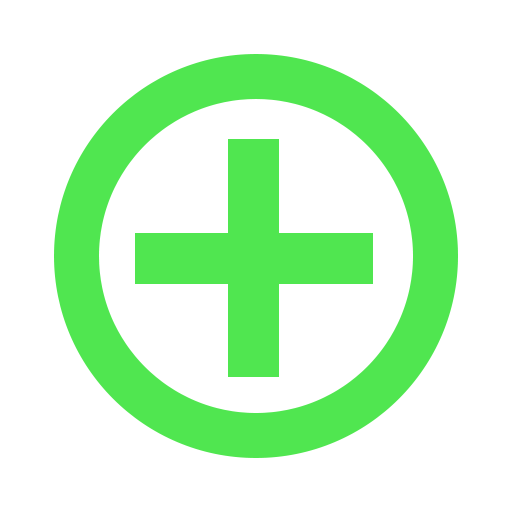
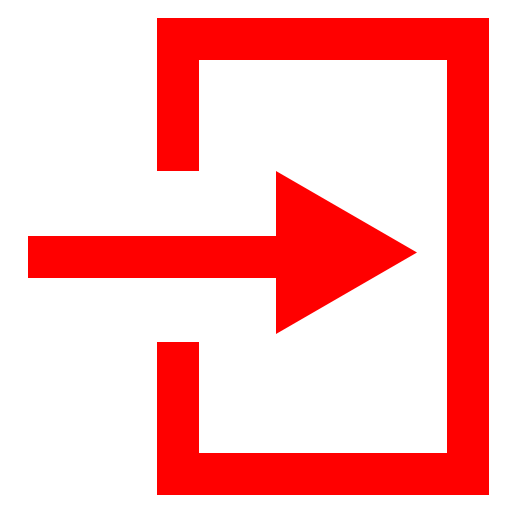
Two versions of the same layered image (512×512). Layer-by-layer changes:
added group "export shape" with 7 layers above "import shape" over (28, 18, 489, 495)
added layer "Rectangle 5 copy 3" (1st of 2, in "export shape") in group "export shape" over (157, 18, 489, 60)
added layer "Polygon 2" (1st of 2, in "export shape") in group "export shape" over (276, 171, 417, 334)
added layer "Rectangle 5 copy 5" (1st of 2, in "export shape") in group "export shape" over (28, 236, 276, 278)
added layer "Rectangle 5 copy 2" (1st of 2, in "export shape") in group "export shape" over (157, 453, 489, 495)
added layer "Rectangle 5 copy 4" (1st of 2, in "export shape") in group "export shape" over (157, 18, 199, 171)
added layer "Rectangle 5 copy" (1st of 2, in "export shape") in group "export shape" over (157, 342, 199, 495)
added layer "Rectangle 5" (1st of 2, in "export shape") in group "export shape" over (447, 18, 489, 495)
hid group "plus shape" (3 layers) over (54, 54, 458, 458)
